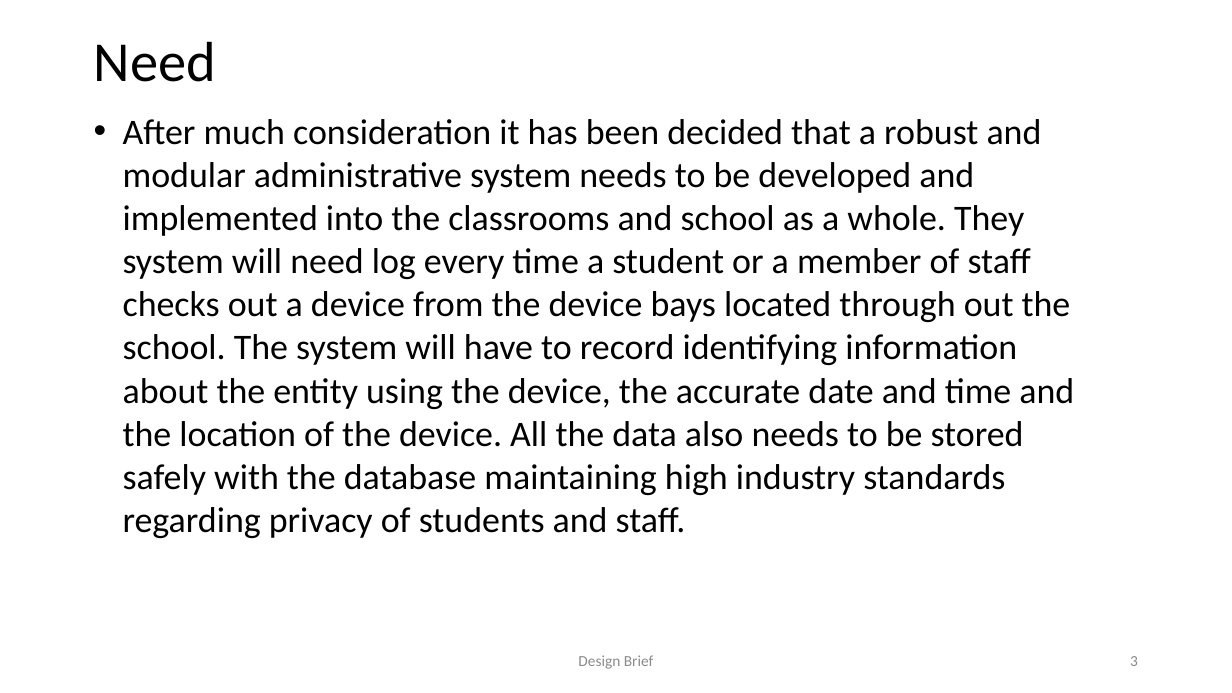
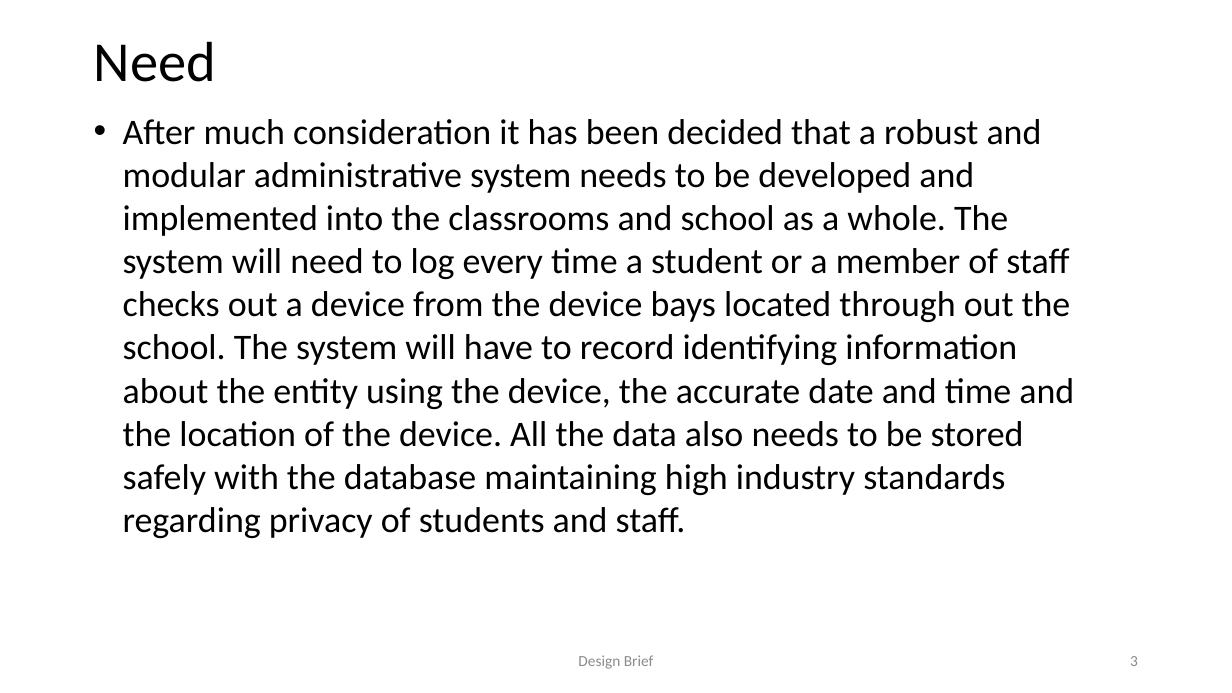
Before and after one commit to Karna-A/Sys-Engineering, a slide deck: slide 3 of Folio/Design Brief RFID FINAL.pptx. Drawn at 1232x693 pixels with LibreOffice and Linux fonts; fonts in the diff are those of the drawing. Boxes give left, top, right and bottom in pixels: in the first picture for what was removed or moved away, otherwise in the second. Text is boxed around its words. In the diff, an @@ line names an element or a change of style, - is before the commit and + after.

```diff
--- a/Folio/Design Brief RFID FINAL.pptx
+++ b/Folio/Design Brief RFID FINAL.pptx
@@ text at (123,119,1074,538): text changed @@
-• After much consideration it has been decided that a robust and modular administrative system needs to be developed and implemented into the classrooms and school as a whole. They system will need log every time a student or a member of staff checks out a device from the device bays located through out the school. The system will have to record identifying information about the entity using the device, the accurate date and time and the location of the device. All the data also needs to be stored safely with the database maintaining high industry standards regarding privacy of students and staff.
+• After much consideration it has been decided that a robust and modular administrative system needs to be developed and implemented into the classrooms and school as a whole. The system will need to log every time a student or a member of staff checks out a device from the device bays located through out the school. The system will have to record identifying information about the entity using the device, the accurate date and time and the location of the device. All the data also needs to be stored safely with the database maintaining high industry standards regarding privacy of students and staff.
```
Also in this commit, not shown: 4 other slides changed, 14 other files.
